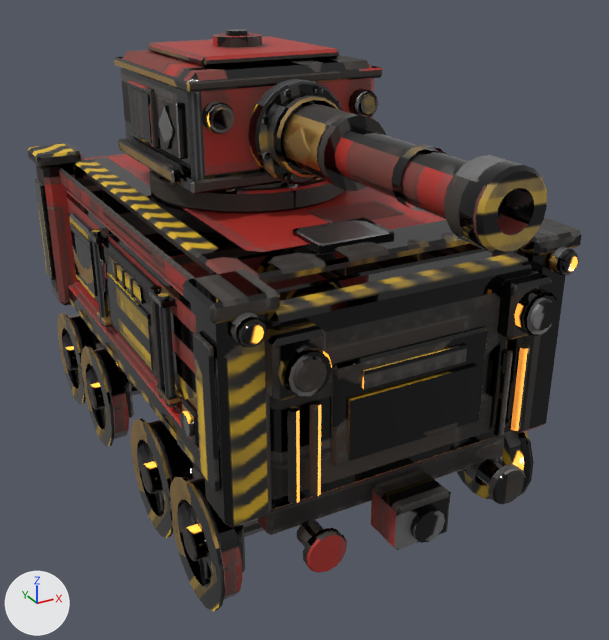
An edit to the Blender file SourceArt/GunCar/DRL_GunCar.blend, drawn before and after from the same camera.
Both versions are drawn from a 50 mm camera at (-1.18, -2.48, 1.68) aimed at (0.06, -0.21, 0.55). Arrows for +X, +Y and +Z are at lower left; the lights stay in place. The older version comes first.

The first picture shows 'Axle_1', 'Axle_2', 'Axle_3', 'Axle_4', 'Body', 'Cannon', 'Turret'.
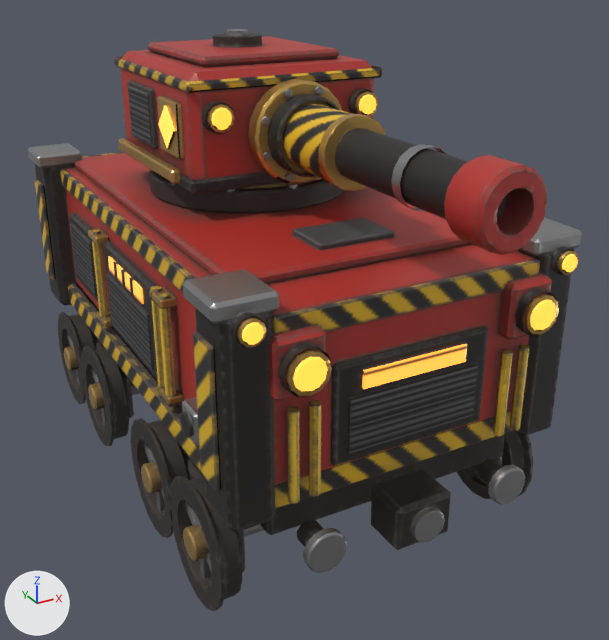
Changed parts and their boxes [x1, y1, x2, y2] in the pictures (609 x 640 px; the box of a moved part takes in the faces that stretch with it):
```json
{"part": 1, "of": "me_body", "change": "rebuilt", "before": [66, 179, 482, 402], "after": [65, 153, 536, 486], "on screen": "mostly hidden before"}
{"part": 2, "of": "me_body", "change": "added", "after": [60, 169, 195, 292]}
{"part": 3, "of": "me_body", "change": "added", "after": [272, 259, 540, 334]}
{"part": 4, "of": "me_body", "change": "added", "after": [83, 152, 124, 157], "on screen": "mostly hidden"}
{"part": 5, "of": "me_body", "change": "moved or reshaped", "before": [36, 153, 566, 528], "after": [35, 164, 574, 532]}
{"part": 6, "of": "me_body", "change": "surface changed", "before": [28, 143, 582, 573], "after": [28, 143, 582, 573]}
{"part": 7, "of": "me_turret", "change": "surface changed", "before": [114, 29, 382, 213], "after": [114, 29, 382, 213], "on screen": "lighter"}
{"part": 8, "of": "me_cannon", "change": "surface changed", "before": [268, 94, 547, 255], "after": [268, 94, 547, 255]}
{"part": 9, "of": "me_sm_wheelset", "change": "surface changed", "before": [58, 312, 534, 611], "after": [58, 312, 534, 611]}
```

Scene script edits in JSON lines:
```json
{"block": "me_body", "where": "# used by ob_body; parent = ob_drl_guncar; location = (0.0, 0.0, 0.0)"}
{"op": "remove", "block": "me_body", "code": "me_body.from_pydata(...)  # 2858 vertices, 2170 faces; spans x -0.55..0.55, y -1.02..1.02, z 0.06..0.98"}
{"op": "add", "block": "me_body", "code": "me_body.from_pydata(...)  # 2906 vertices, 2210 faces; spans x -0.55..0.55, y -1.02..1.02, z 0.06..0.98"}
{"block": "me_body", "change": "me_body part 1: the loose piece of 24 vertices spanning x -0.46..0.46, y -0.76..0.76, z 0.45..0.87 is rebuilt with 24 vertices and now spans x -0.46..0.46, y -0.9..0.9, z 0.45..0.92"}
{"block": "me_body", "change": "me_body part 2: a new loose piece of 24 vertices spanning x -0.47..-0.45, y -0.74..0.74, z 0.86..0.92, in mat_m_drl_guncar"}
{"block": "me_body", "change": "me_body part 3: a new loose piece of 24 vertices spanning x -0.4..0.4, y -0.91..-0.9, z 0.86..0.92, in mat_m_drl_guncar"}
{"block": "me_body", "change": "me_body part 4: a new loose piece of 24 vertices spanning x -0.4..0.4, y 0.9..0.91, z 0.86..0.92, in mat_m_drl_guncar"}
{"block": "me_body", "change": "me_body part 5: 24 vertices moved from x -0.53..0.53, y -0.9..0.9, z 0.36..0.38 to x -0.53..0.53, y -0.92..0.92, z 0.36..0.38; 84 vertices removed from x -0.53..0.53, y -0.9..0.9, z 0.4..0.93; 36 vertices added at x -0.53..0.53, y -0.92..0.92, z 0.45..0.95"}
{"block": "me_body", "change": "me_body part 6: 2024 kept faces spanning x -0.55..0.55, y -1.02..1.02, z 0.06..0.98 get new texture (UV) coordinates"}
{"block": "me_body", "change": "other edits to the shape of me_body do not show in these pictures"}
{"block": "me_turret", "where": "me_turret.from_pydata(...)  # 936 vertices, 652 faces; spans x -0.35..0.35, y -0.386..0.378, z 0.0..0.495"}
{"block": "me_turret", "where": "# used by ob_turret; parent = ob_drl_guncar; location = (0.0, 0.06, 0.95)"}
{"block": "me_turret", "change": "me_turret part 7: texture (UV) coordinates of 650 of 652 faces, centred in x -0.35..0.35, y -0.386..0.378, z 0.0..0.495, changed; they spanned u 0.01..0.99, v 0.01..0.98 and now span u 0.01..0.98, v 0.01..0.99"}
{"block": "me_cannon", "where": "me_cannon.from_pydata(...)  # 340 vertices, 247 faces; spans x -0.113..0.113, y -0.94..-0.02, z -0.115..0.115"}
{"block": "me_cannon", "where": "# used by ob_cannon; parent = ob_turret; location = (0.0, -0.28, 1.19)"}
{"block": "me_cannon", "change": "me_cannon part 8: 239 kept faces spanning x -0.113..0.113, y -0.94..-0.02, z -0.115..0.115 get new texture (UV) coordinates"}
{"block": "me_sm_wheelset", "where": "me_sm_wheelset.from_pydata(...)  # 424 vertices, 360 faces; spans x -0.55..0.55, y -0.187..0.187, z -0.19..0.19"}
{"block": "me_sm_wheelset", "where": "# used by ob_axle_1; parent = ob_drl_guncar; location = (0.0, -0.66, 0.17)"}
{"block": "me_sm_wheelset", "change": "me_sm_wheelset part 9: 344 kept faces spanning x -0.55..0.55, y -0.187..0.187, z -0.19..0.19 get new texture (UV) coordinates"}
```
